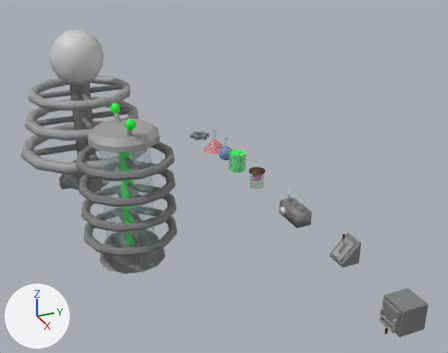
An edit to the Blender file Documentacao/Modelos/Cenário/Modelos3D/Lucas/Laboratorio.blend, drawn before and after from the same camera.
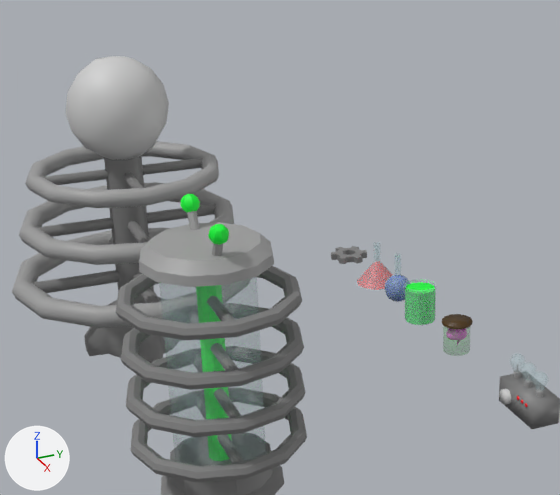
There are two pictures of each version: one whole from a camera (50 mm lens) standing at (9.62, 0.55, 3.54) and looking at (3.87, 3.13, 0.67), one close up on the part from 3% to 70% of the width and 0% to 75% of the height. Every picture has the same lights, and +X, +Y and +Z are marked at lower left.

In view in the first close-up: 'Becker', 'Becker.2', 'Becker.3', 'BobinaTesla', 'BobinaTesla.Argolas', 'CerebroVaso', 'EngenhocaComLampadas', 'Gerador', 'Lampada'.
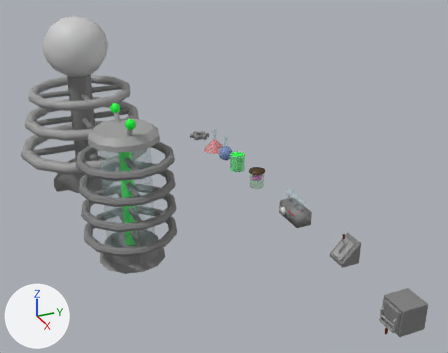
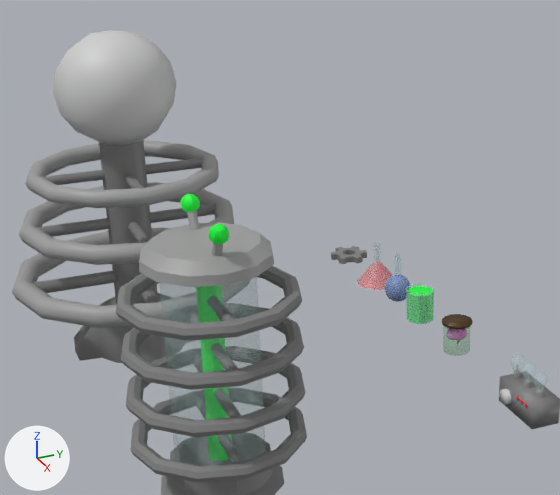
ob_empty is not drawn itself; it is used by a modifier of ob_bobinatesla_argolas.

Where the newer file only moved an object's origin or applied its transform, the numbers keep the older frame.

Edits to the scene script, one JSON object a line:
```json
{"block": "me_cylinder_001", "where": "me_cylinder_001.from_pydata(...)  # 134 vertices, 126 faces; spans x -1.98..1.98, y -1.98..1.98, z 0.02..2.43"}
{"block": "me_cylinder_001", "where": "# used by ob_bobinatesla; location = (2.0, 2.0, 0.0); scale = (0.19, 0.19, 0.839)"}
{"block": "me_cylinder_001", "change": "me_cylinder_001 part 1: the whole mesh is scaled about its middle by (1.19, 1.19, 1.09), then moved by (0.0, 0.0, 0.09)"}
{"block": "me_cylinder_002", "where": "# used by ob_bobinatesla_argolas; location = (2.0, 2.0, 0.0)"}
{"op": "remove", "block": "me_cylinder_002", "code": "me_cylinder_002.from_pydata(...)  # 136 vertices, 116 faces; spans x -0.82..0.82, y -0.82..0.82, z 0.47..0.62"}
{"op": "add", "block": "me_cylinder_002", "code": "me_cylinder_002.from_pydata(...)  # 408 vertices, 348 faces; spans x -0.82..0.82, y -0.82..0.82, z 0.47..1.33"}
{"block": "me_cylinder_002", "change": "me_cylinder_002 part 2: a new loose piece, a torus around z (ring radius 0.58, tube radius 0.06) spanning x -0.64..0.64, y -0.64..0.64, z 1.21..1.33, in mat_testura (picture img_decoracaocidade_png)"}
{"block": "me_cube_010", "where": "me_cube_010.from_pydata(...)  # 96 vertices, 100 faces; spans x -0.117..0.117, y -0.14..0.117, z -0.003..0.277"}
{"block": "me_cube_010", "where": "# used by ob_becker_3; location = (2.4, 4.0, 0.0)"}
{"block": "me_cube_010", "change": "me_cube_010 part 3: the whole mesh is scaled about its middle by 0.882, then moved by (0.0, 0.001, -0.014)"}
{"op": "remove", "block": "ob_bobinatesla_argolas", "code": "_m = ob_bobinatesla_argolas.modifiers.new('Array', 'ARRAY')"}
{"op": "remove", "block": "ob_bobinatesla_argolas", "code": "_m.count = 3"}
{"op": "remove", "block": "ob_bobinatesla_argolas", "code": "_m.relative_offset_displace = (0.0, 0.0, 0.0)"}
{"op": "remove", "block": "ob_bobinatesla_argolas", "code": "_m.use_object_offset = True"}
{"op": "remove", "block": "ob_bobinatesla_argolas", "code": "_m.offset_object = ob_empty"}
{"op": "remove", "block": "ob_empty", "code": ["ob_empty = bpy.data.objects.new('Empty', None)", "ob_empty.location = (2.0, 2.0, 0.448)", "ob_empty.scale = (0.884, 0.884, 0.884)"]}
```

Location of each change, [x1, y1, x2, y2] in pixels of the close-ups (560 x 495 px):
```json
{"object": "BobinaTesla", "change": "mesh rescaled", "before": [66, 56, 169, 363], "after": [53, 30, 177, 363], "on screen": "20% wider, 8% taller"}
{"object": "Becker.3", "change": "mesh rescaled", "before": [403, 279, 436, 326], "after": [405, 283, 434, 324], "on screen": "12% narrower, 12% shorter"}
{"part": 2, "of": "me_cylinder_002", "change": "added", "after": [25, 140, 219, 208]}
```
